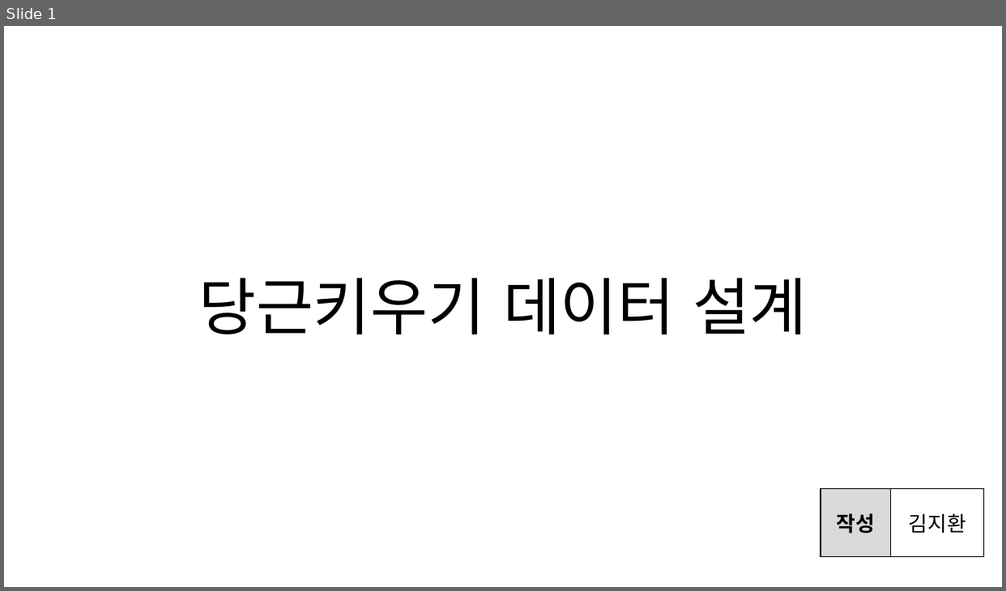
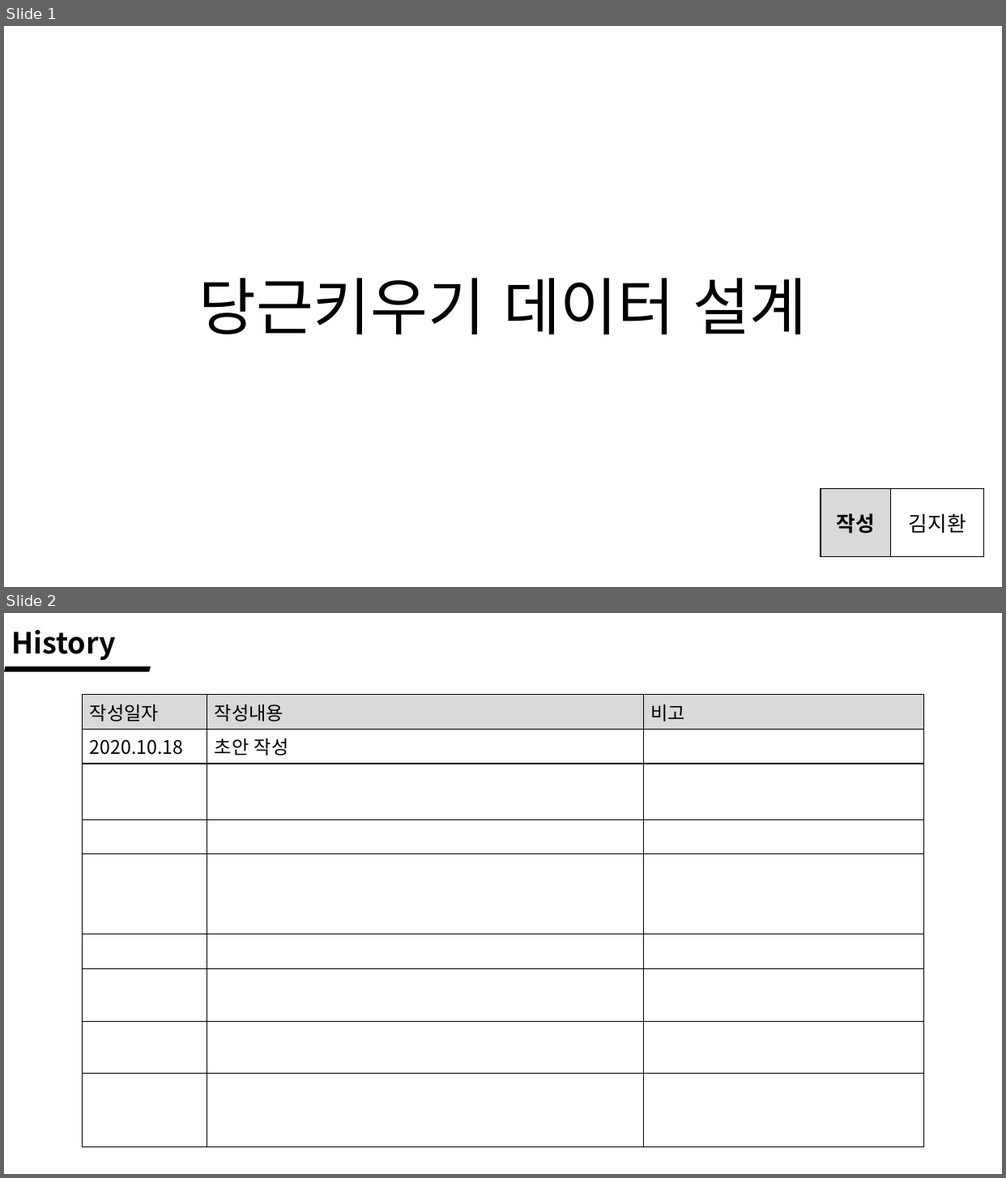
Before and after one commit to wlrud753/CarryCarrot, a slide deck: 기획서/당근키우기 데이터 설계.pptx. Shown one above the other, each under a label of ours: slide 1 before the commit, slides 1 and 2 after it. The pictures are 1006x591 and 1006x1178 pixels, drawn with LibreOffice and Linux fonts; fonts in the diff are those of the drawing. Boxes give left, top, right and bottom in pixels: in the first picture for what was removed or moved away, otherwise in the second. Text is boxed around its words. In the diff, an @@ line names an element or a change of style, - is before the commit and + after.

```diff
--- a/기획서/당근키우기 데이터 설계.pptx
+++ b/기획서/당근키우기 데이터 설계.pptx
@@ slide 2 added at (4, 613, 1002, 1174), background #FFFFFF @@
@@ text added at (11, 630, 116, 660), 28 pt, text #000000, bold @@
+History
@@ parallelogram added at (4, 667, 151, 672), fill #000000 @@
@@ table added at (83, 695, 925, 1140), 9 rows, 3 columns @@
+작성일자 | 작성내용 | 비고
+2020.10.18 | 초안 작성 | 
+ |  | 
+ |  | 
+ |  | 
+ |  | 
+ |  | 
+ |  | 
+ |  | 
```
Also in this commit, not shown: 1 slide changed, 3 other slides added, 6 slides removed, 1 other file.
